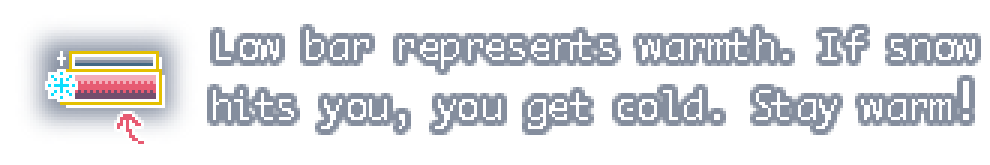
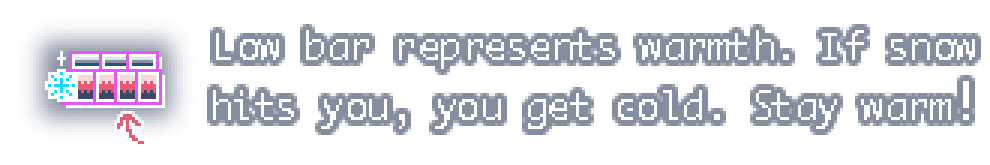
Before/after of a w=990, h=165 layered artwork. What changed in the layer stack:
added layer "Layer 3" above "Layer 2" over box(60, 51, 162, 105)
